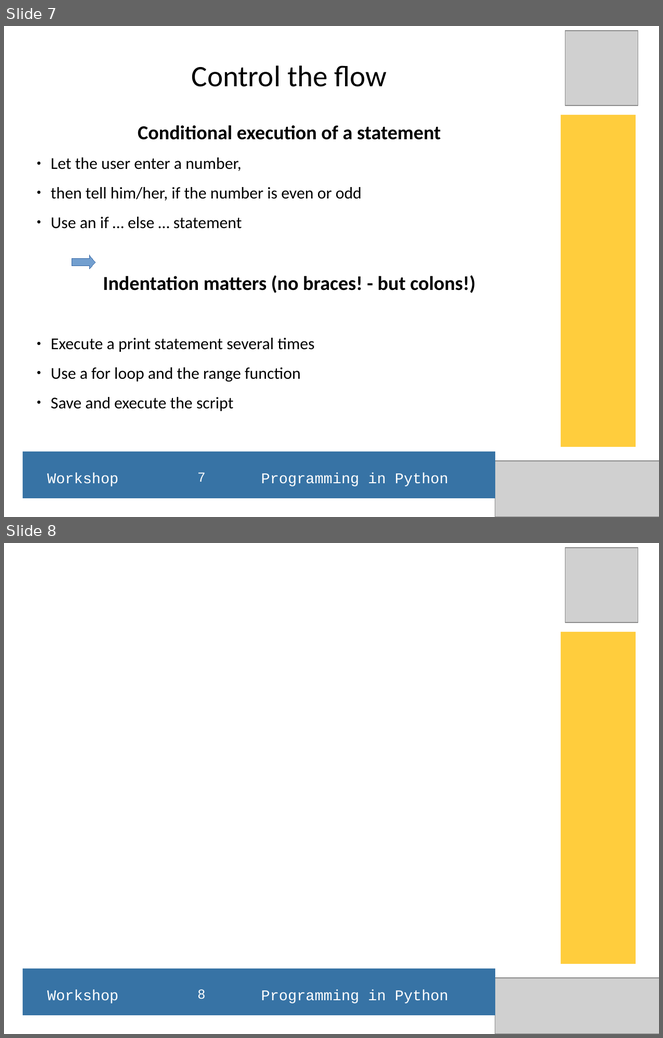
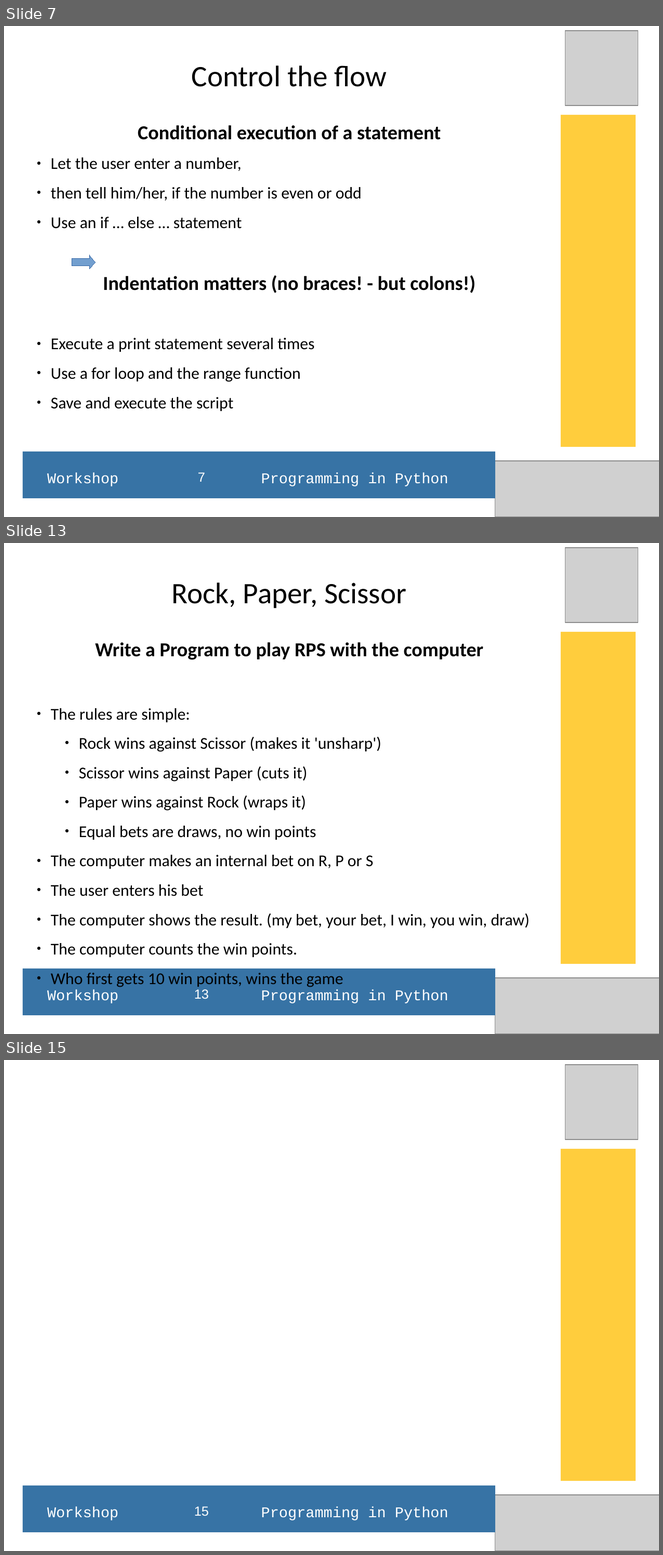
Before and after one commit to hans-boden/pyws-fablab-lisbon, a slide deck: resources/python_ws_2016Q1.odp. Shown one above the other, each under a label of ours: slides 7 and 8 before the commit, slides 7, 13 and 15 after it; the slides between them are not shown. The pictures are 663x1038 and 663x1555 pixels, drawn with LibreOffice and Linux fonts; fonts in the diff are those of the drawing; grey boxes stand for pictures. Boxes give left, top, right and bottom in pixels: in the first picture for what was removed or moved away, otherwise in the second. Text is boxed around its words. In the diff, an @@ line names an element or a change of style, - is before the commit and + after.

Commit message:
Added resources and scrips, updated the presentation file(.odp)
New ressources: Shell Command file 01 and the shell output 01 for the basic python commands
New Script: eval_loop.py  - read and interpret a shell command file and write the results to stdout

```diff
--- a/resources/python_ws_2016Q1.odp
+++ b/resources/python_ws_2016Q1.odp
@@ slide 13 added at [4, 543, 659, 1034], background #FFFFFF @@
@@ picture added at [566, 548, 638, 623] @@
@@ title added at [172, 583, 406, 609], 36 pt, text #000000 @@
+Rock, Paper, Scissor
@@ rectangle added at [561, 632, 636, 965], fill #FFCD3D @@
@@ subtitle added at [51, 642, 530, 988], 20 pt, text #000000 @@
+Write a Program to play RPS with the computer
+● The rules are simple:
+    ● Rock wins against Scissor (makes it 'unsharp')
+    ● Scissor wins against Paper (cuts it)
+    ● Paper wins against Rock (wraps it)
+    ● Equal bets are draws, no win points
+● The computer makes an internal bet on R, P or S
+● The user enters his bet
+● The computer shows the result. (my bet, your bet, I win, you win, draw)
+● The computer counts the win points.
+● Who first gets 10 win points, wins the game
@@ rectangle added at [22, 969, 495, 1016], fill #3773A5 @@
@@ picture added at [496, 978, 659, 1034] @@
@@ text added at [47, 990, 449, 1004], 18 pt, text #FFFFFF @@
+Workshop Programming in Python
@@ page number added at [194, 990, 209, 1000], 16 pt, text #FFFFFF @@
+13
@@ what was slide 8 is now slide 15 @@
@@ page number at [194, 1507, 209, 1517]: text changed @@
-8
+15
```
Also in this commit, not shown: 1 slide changed, 6 other slides added, 3 other files.
